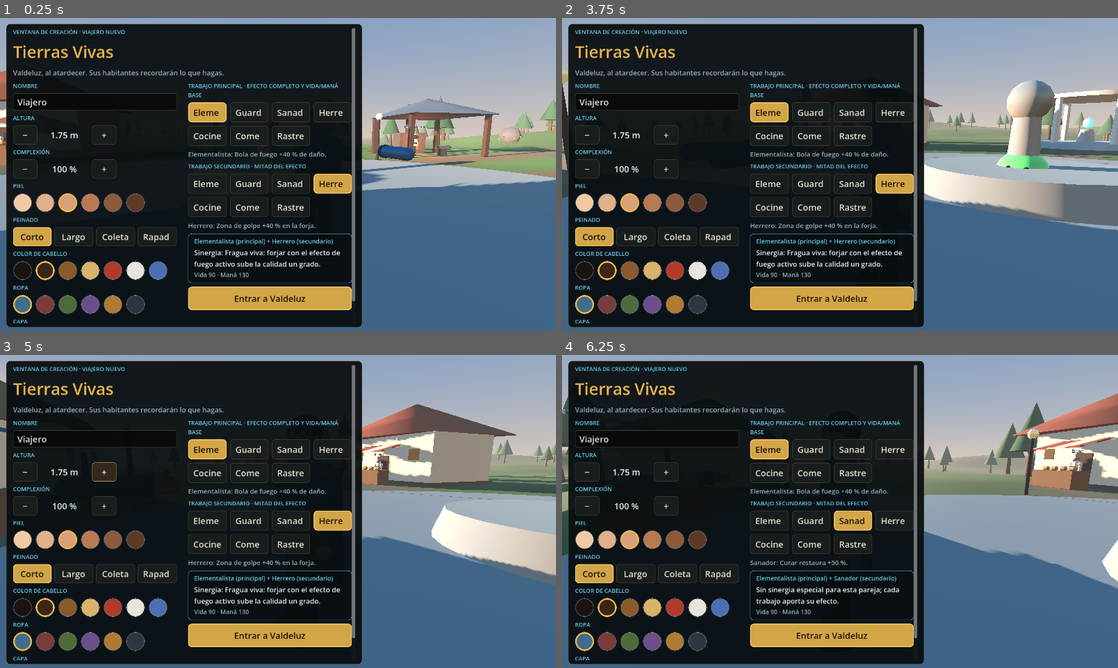
Above: before the commit, frames 1-4 (two rows, left to right).
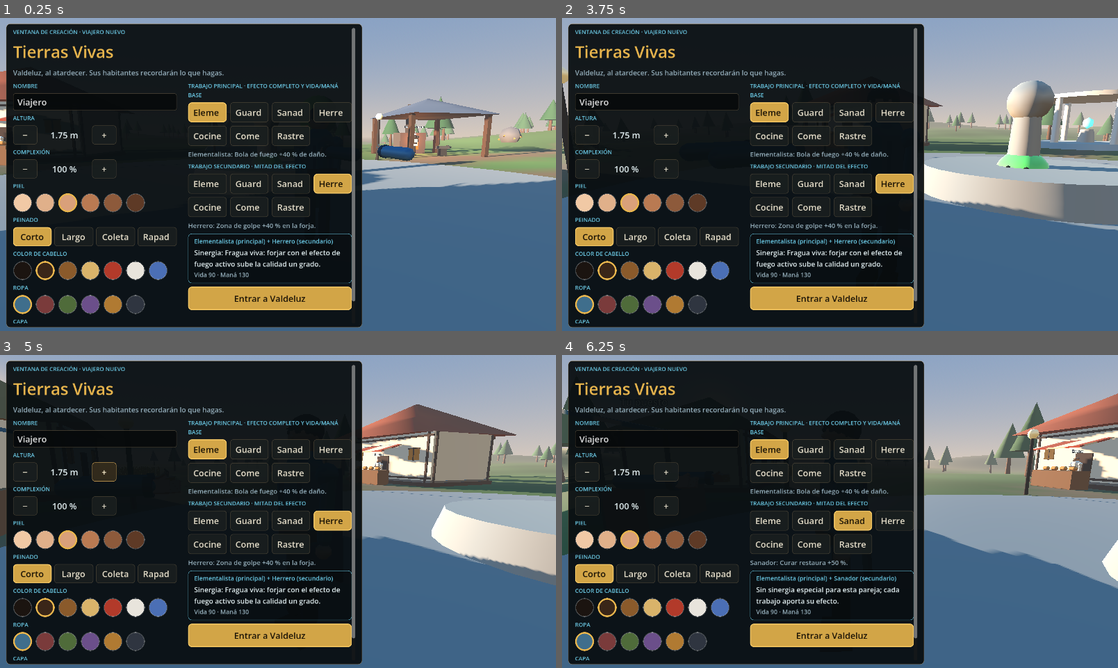
Above: after the commit, the same moments.

Repository: samuelguerrerodelarosa005-arch/tierras-vivientes
Game: Godot game, scene res://main.tscn
Two runs of this game, one before a commit and one after it. Both use one fixed random seed, a clock stepped at 60 frames per second and the inputs below.
Inputs (mouse positions are in pixels of both pictures, inside the frame that each line leads up to):
- Up to frame 1 (0.25 s): no input
- Up to frame 2 (3.75 s): tap Enter at 0.5 s; move the mouse to (962, 158) at 0.52 s; hold D (move_right) 0.53-1.28 s; hold F (eat) 0.53-1.28 s; click (962, 158) at 0.67 s; tap Space (jump) at 0.77, 1.52, 3.02 s; move the mouse to (728, 190) at 1.27 s; hold S (move_back) 1.28-2.03 s; tap E (interact) at 1.35 s; move the mouse to (895, 105) at 2.02 s; hold D (move_right) 2.03-2.78 s; hold R (rumors) 2.03-2.78 s; move the mouse to (812, 237) at 2.77 s; hold W (move_forward) 2.78-3.53 s; tap Shift (run) at 2.85 s; click (812, 237) at 2.92 s; move the mouse to (1006, 221) at 3.52 s; hold A (move_left) from 3.53 s (still down); hold 1 (spell_1) from 3.53 s (still down)
- Up to frame 3 (5 s): keep holding A (move_left); tap Space (jump) at 3.77, 4.52 s; move the mouse to (111, 464) at 4.27 s; release 1 (spell_1) at 4.28 s; tap 2 (spell_2) at 4.35 s
- Up to frame 4 (6.25 s): move the mouse to (867, 511) at 5.02 s; release A (move_left) at 5.03 s; hold S (move_back) 5.03-5.78 s; hold 3 (spell_3) 5.03-5.78 s; click (867, 511) at 5.17 s; move the mouse to (756, 433) at 5.77 s; hold D (move_right) from 5.78 s (still down); tap F (eat) at 5.85 s; tap Space (jump) at 6.02 s

The runs differ from the first frame. In frame 1, less than 0.1% of the frame differs, in the area x 0-2%, y 27-29%; in frame 2, less than 0.1%; in frame 3, 0.5%, in the area x 65-90%, y 24-41%; in frame 4, 0.3%.

Commit message:
Dar estructura de madera y piedra a las fachadas

Diff:
--- a/godot/scripts/world.gd
+++ b/godot/scripts/world.gd
@@ -142,18 +142,38 @@
 	var g := Node3D.new()
 	g.position = Vector3(cx, 0, cz)
 	add_child(g)
-	Util.box(g, Vector3(w, h, d), Util.mat(Util.hex(wall)), Vector3(0, h * 0.5, 0))
-	Util.box(g, Vector3(w + 0.3, 0.25, d + 0.3), Util.mat(Util.hex("#5a4a3a")), Vector3(0, 0.12, 0))
-	Util.roof(g, w + 0.8, d + 0.8, h * 0.75, Util.mat(Util.hex(roof_c)), Vector3(0, h + h * 0.375, 0))
+	var wall_m := Util.mat(Util.hex(wall))
+	var timber_m := Util.mat(Util.hex("#49372a"))
+	var stone_m := Util.mat(Util.hex("#777064"))
+	var roof_m := Util.mat(Util.hex(roof_c))
+	Util.box(g, Vector3(w, h, d), wall_m, Vector3(0, h * 0.5, 0))
+	# Zócalo de piedra y entramado de madera: detalle geométrico barato para Quest.
+	Util.box(g, Vector3(w + 0.12, 0.34, d + 0.12), stone_m, Vector3(0, 0.20, 0))
+	Util.box(g, Vector3(w + 0.3, 0.25, d + 0.3), timber_m, Vector3(0, 0.12, 0))
+	for x in [-w * 0.46, w * 0.46]:
+		Util.box(g, Vector3(0.13, h - 0.12, 0.14), timber_m, Vector3(x, h * 0.52, d * 0.5 + 0.025))
+		Util.box(g, Vector3(0.13, h - 0.12, 0.14), timber_m, Vector3(x, h * 0.52, -d * 0.5 - 0.025))
+	for z in [-d * 0.46, d * 0.46]:
+		Util.box(g, Vector3(0.14, h - 0.12, 0.13), timber_m, Vector3(w * 0.5 + 0.025, h * 0.52, z))
+		Util.box(g, Vector3(0.14, h - 0.12, 0.13), timber_m, Vector3(-w * 0.5 - 0.025, h * 0.52, z))
+	for y in [0.52, h - 0.22]:
+		Util.box(g, Vector3(w + 0.08, 0.12, 0.12), timber_m, Vector3(0, y, d * 0.5 + 0.035))
+		Util.box(g, Vector3(w + 0.08, 0.12, 0.12), timber_m, Vector3(0, y, -d * 0.5 - 0.035))
+	Util.roof(g, w + 0.8, d + 0.8, h * 0.75, roof_m, Vector3(0, h + h * 0.375, 0))
 	var dz := d * 0.5 + 0.02 if door == "+z" else (-d * 0.5 - 0.02 if door == "-z" else 0.0)
 	var dx := w * 0.5 + 0.02 if door == "+x" else (-w * 0.5 - 0.02 if door == "-x" else 0.0)
-	Util.box(g, Vector3(0.08 if dx != 0.0 else 1.1, 2.0, 0.08 if dz != 0.0 else 1.1), Util.mat(Util.hex("#4a3020")), Vector3(dx, 1.0, dz))
+	var door_m := Util.mat(Util.hex("#39271b"))
+	Util.box(g, Vector3(0.08 if dx != 0.0 else 1.1, 2.0, 0.08 if dz != 0.0 else 1.1), door_m, Vector3(dx, 1.0, dz))
 	if dz != 0.0:
 		for x in [-w / 3.0, w / 3.0]:
 			Util.box(g, Vector3(0.8, 0.7, 0.08), win_mat, Vector3(x, h * 0.6, dz))
+			Util.box(g, Vector3(0.88, 0.08, 0.12), timber_m, Vector3(x, h * 0.6 + 0.39, dz))
+			Util.box(g, Vector3(0.08, 0.78, 0.12), timber_m, Vector3(x, h * 0.6, dz))
 	else:
 		for z in [-d / 3.0, d / 3.0]:
 			Util.box(g, Vector3(0.08, 0.7, 0.8), win_mat, Vector3(dx, h * 0.6, z))
+			Util.box(g, Vector3(0.12, 0.08, 0.88), timber_m, Vector3(dx, h * 0.6 + 0.39, z))
+			Util.box(g, Vector3(0.12, 0.78, 0.08), timber_m, Vector3(dx, h * 0.6, z))
 	Util.col_box(self, Vector3(w, h, d), Vector3(cx, h * 0.5, cz))
 	return g
 
